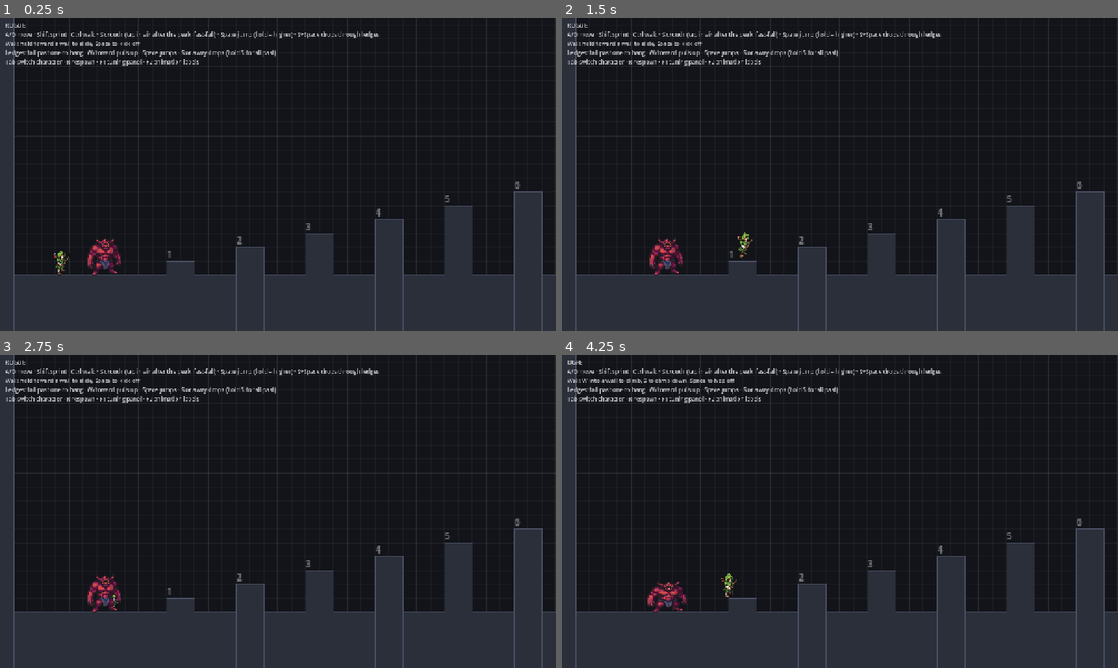
Above: before the commit, frames 1-4 (two rows, left to right).
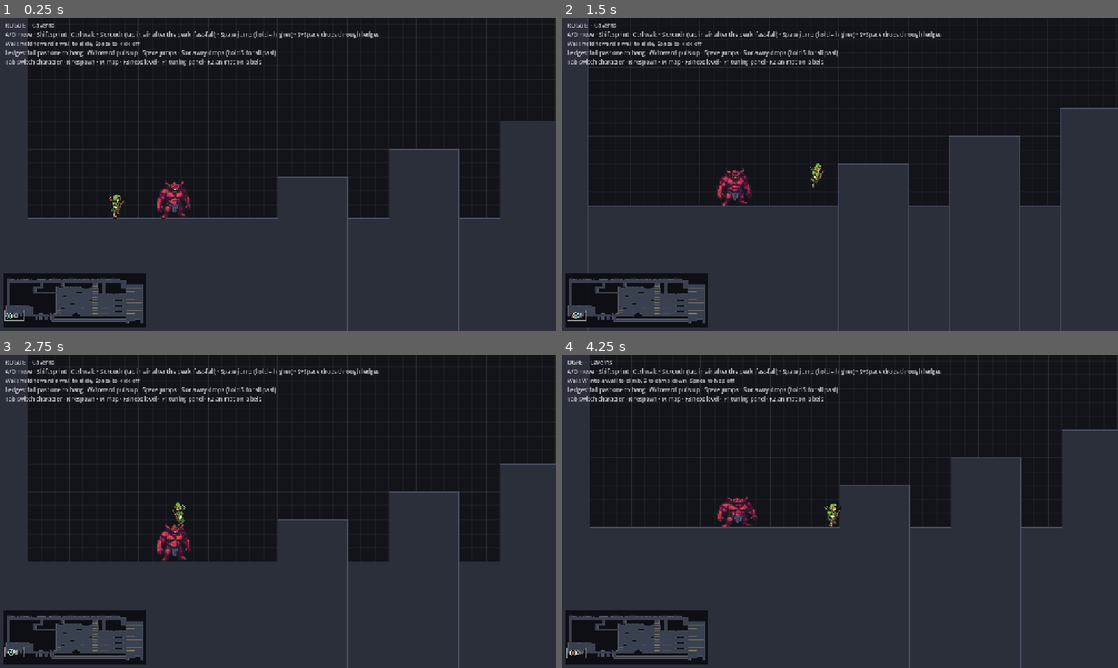
Above: after the commit, the same moments.

Repository: adoliner1/genesis
Game: Godot game, scene res://main.tscn
Same seed, same stepped clock (60 frames per second), same inputs: the game is played once before the commit and once after it.
Inputs:
- Up to frame 1 (0.25 s): no input
- Up to frame 2 (1.5 s): hold Shift (sprint) 0.53-1.28 s; hold D (move_right) from 0.53 s (still down); tap Space (jump) at 0.77, 1.07 s; tap Ctrl (walk) at 0.8, 1.35 s
- Up to frame 3 (2.75 s): tap Space (jump) at 1.52, 1.55, 1.82 s; release D (move_right) at 2.03 s; hold A (move_left) from 2.03 s (still down); hold Space (jump) from 2.03 s (still down); tap Shift (sprint) at 2.3 s
- Up to frame 4 (4.25 s): release A (move_left) at 2.78 s; release Space (jump) at 2.78 s; hold D (move_right) from 2.78 s (still down); tap Shift (sprint) at 2.85 s; tap Space (jump) at 3.02, 3.32, 3.77, 3.8, 4.07 s; tap Ctrl (walk) at 3.05 s; hold Tab (switch_character) from 3.53 s (still down); tap R (respawn) at 4.15 s

The runs differ from the first frame. In frame 1, 23% of the frame differs, in the area x 0-100%, y 0-100%; in frame 2, 26%; in frame 3, 22%; in frame 4, 30%.

Commit message:
Add Caverns sandbox level, minimap and level switching
- levels/caverns.txt: 300x110 cave to roam (default level); F3 cycles levels
- Minimap (M: small/large/off) shows the level, every character and the view
- Height labels only on the test course; tests/test_caverns.gd

Co-Authored-By: Claude Opus 5.5 <noreply@anthropic.com>
Claude-Session: https://claude.ai/code/session_01SCGXAfWNtXQsZMxH1UGLa3

Diff:
--- a/game/controls.gd
+++ b/game/controls.gd
@@ -13,6 +13,8 @@
 	"respawn": [KEY_R],
 	"toggle_tuning": [KEY_F1],
 	"toggle_anim_labels": [KEY_F2],
+	"next_level": [KEY_F3],
+	"toggle_minimap": [KEY_M],
 }
 
 
--- a/game/level.gd
+++ b/game/level.gd
@@ -13,6 +13,7 @@
 const GRID_COLOR_5 := Color(1, 1, 1, 0.08)
 
 var grid: Array[String] = []
+var show_height_labels := false  # column-height numbers, for the flat test course
 var spawns := {}  # char -> Vector2 (feet position)
 var _solid_rects: Array[Rect2i] = []
 var _one_way_rects: Array[Rect2i] = []
@@ -32,6 +33,14 @@
 	for row in grid:
 		w = maxi(w, row.length())
 	return Vector2i(w, grid.size())
+
+
+func is_solid(x: int, y: int) -> bool:
+	return _cell(x, y) == "#"
+
+
+func is_one_way(x: int, y: int) -> bool:
+	return _cell(x, y) == "-"
 
 
 func _cell(x: int, y: int) -> String:
@@ -123,7 +132,8 @@
 	for r in _one_way_rects:
 		var rr := Rect2(Vector2(r.position) * TILE, Vector2(r.size.x * TILE, 3))
 		draw_rect(rr, ONE_WAY_COLOR)
-	_draw_height_labels()
+	if show_height_labels:
+		_draw_height_labels()
 
 
 ## Label each free-standing column with its height in tiles, to check jump heights by eye.
--- a/game/main.gd
+++ b/game/main.gd
@@ -1,8 +1,11 @@
 extends Node2D
-## Movement sandbox: one test level with every character in it. You drive one
-## at a time (Tab switches); the others stand where you left them.
+## Movement sandbox: a level with every character in it. You drive one at a
+## time (Tab switches); the others stand where you left them. F3 switches level.
 
-const LEVEL := "res://levels/test_course.txt"
+const LEVELS := [
+	{"name": "Caverns", "path": "res://levels/caverns.txt", "height_labels": false},
+	{"name": "Test course", "path": "res://levels/test_course.txt", "height_labels": true},
+]
 const CHARACTERS := {
 	"R": "res://characters/rogue.tres",
 	"O": "res://characters/ogre.tres",
@@ -10,11 +13,13 @@
 const CAMERA_ZOOM := 2.0
 
 var level: Level
+var level_index := 0
 var characters: Array[Character] = []
 var active := 0
 var camera: GameCamera
 var panel: TuningPanel
 var help: Label
+var minimap: Minimap
 
 
 func _ready() -> void:
@@ -23,13 +28,11 @@
 
 	level = Level.new()
 	add_child(level)
-	level.load_file(LEVEL)
 
 	for key in CHARACTERS:
 		var c := Character.new()
 		c.stats = load(CHARACTERS[key])
-		c.position = level.spawns.get(key, Vector2(64, 64))
-		c.set_meta("spawn", c.position)
+		c.set_meta("key", key)
 		c.add_child(CharacterVisual.new())
 		c.landed.connect(_on_landed.bind(c))
 		add_child(c)
@@ -37,7 +40,6 @@
 
 	camera = GameCamera.new()
 	camera.zoom = Vector2.ONE * CAMERA_ZOOM
-	camera.set_bounds(Rect2(Vector2.ZERO, Vector2(level.size_tiles()) * Level.TILE))
 	add_child(camera)
 
 	panel = TuningPanel.new()
@@ -52,7 +54,32 @@
 	help.modulate = Color(1, 1, 1, 0.75)
 	hud.add_child(help)
 
+	minimap = Minimap.new()
+	minimap.level = level
+	minimap.characters = characters
+	minimap.camera = camera
+	hud.add_child(minimap)
+
+	_load_level(0)
 	_select(0)
+
+
+func _load_level(i: int) -> void:
+	level_index = i
+	var info: Dictionary = LEVELS[i]
+	level.show_height_labels = info.height_labels
+	level.load_file(info.path)
+	camera.set_bounds(Rect2(Vector2.ZERO, Vector2(level.size_tiles()) * Level.TILE))
+	for c in characters:
+		c.set_meta("spawn", level.spawns.get(c.get_meta("key"), Vector2(64, 64)))
+		_respawn(c)
+	minimap.rebuild()
+
+
+func _respawn(c: Character) -> void:
+	c.position = c.get_meta("spawn")
+	c.velocity = Vector2.ZERO
+	c.reset_physics_interpolation()
 
 
 func _select(i: int) -> void:
@@ -62,6 +89,7 @@
 	camera.target = characters[active]
 	camera.snap_to_target()
 	panel.character = characters[active]
+	minimap.active = characters[active]
 	_update_help()
 
 
@@ -73,8 +101,8 @@
 			walls = "Wall: hold toward a wall to slide, Space to kick off"
 		MovementStats.WallMode.CLIMB:
 			walls = "Wall: W into a wall to climb, S to climb down, Space to hop off"
-	help.text = "%s\nA/D move · Shift sprint · Ctrl walk · S crouch (tap in air after the peak: fast-fall) · Space jump (hold = higher) · S+Space drops through ledges\n%s\nLedges: fall past one to hang · W/toward pulls up · Space jumps · S or away drops (hold S to fall past)\nTab switch character · R respawn · F1 tuning panel · F2 animation labels" % [
-		c.stats.display_name.to_upper(), walls]
+	help.text = "%s  ·  %s\nA/D move · Shift sprint · Ctrl walk · S crouch (tap in air after the peak: fast-fall) · Space jump (hold = higher) · S+Space drops through ledges\n%s\nLedges: fall past one to hang · W/toward pulls up · Space jumps · S or away drops (hold S to fall past)\nTab switch character · R respawn · M map · F3 next level · F1 tuning panel · F2 animation labels" % [
+		c.stats.display_name.to_upper(), LEVELS[level_index].name, walls]
 
 
 func _physics_process(_delta: float) -> void:
@@ -86,11 +114,14 @@
 	if event.is_action_pressed("switch_character"):
 		_select((active + 1) % characters.size())
 	elif event.is_action_pressed("respawn"):
-		var c := characters[active]
-		c.position = c.get_meta("spawn")
-		c.velocity = Vector2.ZERO
-		c.reset_physics_interpolation()
+		_respawn(characters[active])
 		camera.snap_to_target()
+	elif event.is_action_pressed("next_level"):
+		_load_level((level_index + 1) % LEVELS.size())
+		camera.snap_to_target()
+		_update_help()
+	elif event.is_action_pressed("toggle_minimap"):
+		minimap.cycle_mode()
 	elif event.is_action_pressed("toggle_tuning"):
 		panel.visible = not panel.visible
 	elif event.is_action_pressed("toggle_anim_labels"):
--- /dev/null
+++ b/game/minimap.gd
@@ -0,0 +1,111 @@
+class_name Minimap
+extends Control
+## Map of the whole level with a dot per character, so you can see where your
+## teammates are. M cycles: small (bottom-left, clear of the
+## help text and tuning panel) → large (centered) → off.
+
+enum Mode { SMALL, LARGE, OFF }
+
+const SMALL_BOX := Vector2(320, 180)  # the map is fit inside this, keeping aspect
+const LARGE_FRACTION := 0.8           # of the screen
+const MARGIN := 12.0
+const BG_COLOR := Color(0.04, 0.05, 0.07, 0.92)
+const OPEN_COLOR := Color("39404f")  # rock is left as the dark background
+const ONE_WAY_COLOR := Color("b09a6a")
+const FRAME_COLOR := Color(1, 1, 1, 0.25)
+const VIEW_COLOR := Color(1, 1, 1, 0.55)
+
+var level: Level
+var characters: Array[Character] = []
+var active: Character
+var camera: Camera2D
+var mode := Mode.SMALL
+
+var _texture: ImageTexture
+
+
+func _ready() -> void:
+	set_anchors_preset(Control.PRESET_FULL_RECT)
+	mouse_filter = Control.MOUSE_FILTER_IGNORE
+	texture_filter = CanvasItem.TEXTURE_FILTER_LINEAR
+
+
+## Redraw the level into a one-pixel-per-tile image. Call after loading a level.
+func rebuild() -> void:
+	var size := level.size_tiles()
+	var img := Image.create(size.x, size.y, false, Image.FORMAT_RGBA8)
+	img.fill(Color.TRANSPARENT)
+	for y in size.y:
+		for x in size.x:
+			if level.is_one_way(x, y):
+				img.set_pixel(x, y, ONE_WAY_COLOR)
+			elif not level.is_solid(x, y):
+				img.set_pixel(x, y, OPEN_COLOR)
+	_texture = ImageTexture.create_from_image(img)
+	queue_redraw()
+
+
+func cycle_mode() -> void:
+	mode = ((mode + 1) % Mode.size()) as Mode
+	visible = mode != Mode.OFF
+	queue_redraw()
+
+
+## Where the level is drawn on screen, in this control's space.
+func map_rect() -> Rect2:
+	var screen := get_viewport_rect().size
+	var tiles := Vector2(level.size_tiles())
+	var box := SMALL_BOX if mode == Mode.SMALL else screen * LARGE_FRACTION
+	var size := tiles * minf(box.x / tiles.x, box.y / tiles.y)
+	if mode == Mode.SMALL:
+		return Rect2(Vector2(MARGIN, screen.y - size.y - MARGIN), size)
+	return Rect2((screen - size) / 2.0, size)
+
+
+## Screen position of a world position.
+func to_map(world: Vector2) -> Vector2:
+	var r := map_rect()
+	return r.position + world / (Vector2(level.size_tiles()) * Level.TILE) * r.size
+
+
+func _process(_delta: float) -> void:
+	if visible:
+		queue_redraw()
+
+
+func _draw() -> void:
+	if level == null or _texture == null:
+		return
+	var r := map_rect()
+	var large := mode == Mode.LARGE
+	draw_rect(r.grow(4), BG_COLOR)
+	draw_texture_rect(_texture, r, false)
+	draw_rect(r.grow(4), FRAME_COLOR, false, 1.0)
+
+	if camera:
+		var half := camera.get_viewport_rect().size / camera.zoom / 2.0
+		var center := camera.get_screen_center_position()
+		var view := Rect2(to_map(center - half), to_map(center + half) - to_map(center - half))
+		draw_rect(view.intersection(r), VIEW_COLOR, false, 1.0)
+
+	var font := ThemeDB.fallback_font
+	var radius := 5.0 if large else 3.5
+	for c in characters:
+		if c == active:
+			continue
+		_draw_marker(c, radius, false, font, large)
+	if active:  # on top
+		_draw_marker(active, radius, true, font, large)
+
+
+func _draw_marker(c: Character, radius: float, is_active: bool, font: Font, large: bool) -> void:
+	var p := to_map(c.global_position - Vector2(0, c.stats.body_size.y * Level.TILE / 2.0))
+	draw_circle(p, radius + 1.5, Color.BLACK)
+	draw_circle(p, radius, c.stats.color)
+	if is_active:
+		draw_arc(p, radius + 3.0, 0, TAU, 20, Color.WHITE, 1.5)
+	var label := c.stats.display_name if large else c.stats.display_name.left(1)
+	var size := 13 if large else 10
+	var at := p + Vector2(radius + 4, size * 0.35)
+	draw_string_outline(font, at, label, HORIZONTAL_ALIGNMENT_LEFT, -1, size, 3, Color.BLACK)
+	draw_string(font, at, label, HORIZONTAL_ALIGNMENT_LEFT, -1, size, Color.WHITE)
--- /dev/null
+++ b/tests/test_caverns.gd
@@ -0,0 +1,89 @@
+extends SceneTree
+## Headless checks for the caverns level and the minimap. Run:
+##   godot --headless --path . -s tests/test_caverns.gd
+
+const T := Character.TILE
+const DT := 1.0 / 60.0
+const FLOOR_Y := 90  # spawn hall and low tunnel floor (tile row)
+
+var level: Level
+var failures := 0
+var _started := false
+
+
+func _initialize() -> void:
+	Controls.register()
+	level = Level.new()
+	root.add_child(level)
+	level.load_file("res://levels/caverns.txt")
+
+
+func _physics_process(_delta: float) -> bool:
+	if not _started:  # let the level's bodies reach the physics space
+		_started = true
+		return false
+	run_all()
+	print("\n%s" % ("ALL PASSED" if failures == 0 else "%d FAILED" % failures))
+	quit(1 if failures else 0)
+	return true
+
+
+func spawn(path: String, feet: Vector2) -> Character:
+	var c := Character.new()
+	c.stats = load(path)
+	c.position = feet
+	c.set_physics_process(false)
+	root.add_child(c)
+	return c
+
+
+func sim(c: Character, seconds: float, setup: Callable) -> void:
+	for t in int(seconds / DT):
+		var inp := PlayerInput.new()
+		setup.call(inp, t)
+		c.input = inp
+		c.step(DT)
+
+
+func check(name: String, ok: bool, detail: String) -> void:
+	print("%s  %s  (%s)" % ["PASS" if ok else "FAIL", name, detail])
+	if not ok:
+		failures += 1
+
+
+func run_all() -> void:
+	var size := level.size_tiles()
+	check("Caverns is big", size.x >= 250 and size.y >= 100, "%d x %d tiles" % [size.x, size.y])
+
+	for key in ["R", "O"]:
+		var path := "res://characters/rogue.tres" if key == "R" else "res://characters/ogre.tres"
+		check("Spawn %s exists" % key, level.spawns.has(key), str(level.spawns.get(key)))
+		var c := spawn(path, level.spawns.get(key, Vector2.ZERO))
+		sim(c, 0.5, func(_i, _t): pass)
+		check("%s settles at spawn" % c.stats.display_name, c.is_on_floor(), "y=%.1f" % (c.position.y / T))
+		c.queue_free()
+
+	# Crawlspace in the low tunnel (x 94..95, 1 tall): Rogue crawls through, Ogre can't.
+	for path in ["res://characters/rogue.tres", "res://characters/ogre.tres"]:
+		var c := spawn(path, Vector2(92.5 * T, FLOOR_Y * T))
+		sim(c, 0.3, func(_i, _t): pass)
+		sim(c, 4.0, func(i: PlayerInput, _t): i.move_x = 1.0; i.down = true)
+		var through := c.position.x > 96 * T
+		var rogue := c.stats.display_name == "Rogue"
+		check("%s %s the crawlspace" % [c.stats.display_name, "crawls through" if rogue else "is blocked by"],
+				through == rogue, "x=%.1f" % (c.position.x / T))
+		c.queue_free()
+
+	# Minimap: one pixel per tile, markers land inside the map.
+	var m := Minimap.new()
+	m.level = level
+	root.add_child(m)
+	m.rebuild()
+	var r := m.map_rect()
+	var p := m.to_map(level.spawns["R"])
+	check("Minimap fits the level", r.size.x > 0 and absf(r.size.x / r.size.y - float(size.x) / size.y) < 0.01,
+			"%s" % r)
+	check("Minimap marker inside map", r.has_point(p), "%s" % p)
+	m.cycle_mode()
+	check("Minimap large mode is bigger", m.map_rect().size.x > r.size.x, "%s" % m.map_rect().size)
+	m.queue_free()
Not shown, added: game/minimap.gd.uid
Not shown, added: levels/caverns.txt
Not shown, added: tests/test_caverns.gd.uid
Not shown, changed: README.md
